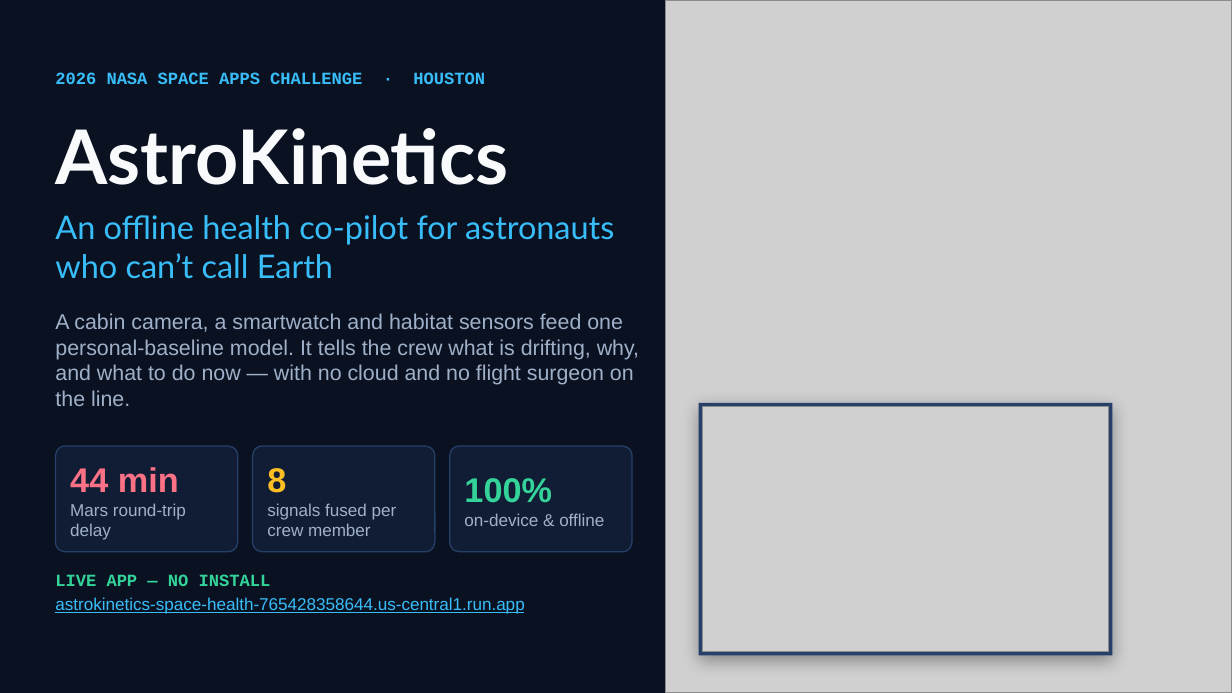
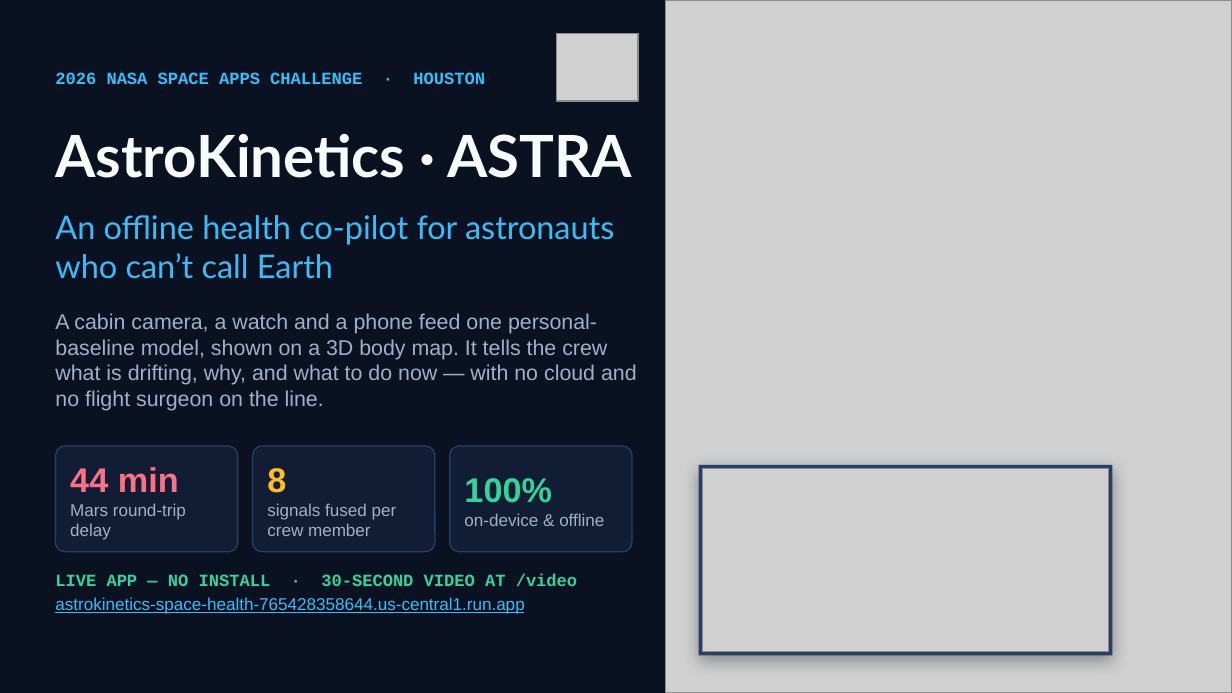
Before and after one commit to x1jiang/astrokinetics, a slide deck: slide 1 of submission_package/AstroKinetics_7Slide_Pitch_Deck.pptx. Drawn at 1232x693 pixels with LibreOffice and Linux fonts; fonts in the diff are those of the drawing; grey boxes stand for pictures. Boxes give left, top, right and bottom in pixels: in the first picture for what was removed or moved away, otherwise in the second. Text is boxed around its words. In the diff, an @@ line names an element or a change of style, - is before the commit and + after.

```diff
--- a/submission_package/AstroKinetics_7Slide_Pitch_Deck.pptx
+++ b/submission_package/AstroKinetics_7Slide_Pitch_Deck.pptx
@@ picture added at (557,33,638,101) @@
@@ text at (55,133,632,178): text changed; size 44 to 34 pt @@
-AstroKinetics
+AstroKinetics · ASTRA
@@ text at (55,313,637,411): text changed @@
-A cabin camera, a smartwatch and habitat sensors feed one personal-baseline model. It tells the crew what is drifting, why, and what to do now — with no cloud and no flight surgeon on the line.
+A cabin camera, a watch and a phone feed one personal-baseline model, shown on a 3D body map. It tells the crew what is drifting, why, and what to do now — with no cloud and no flight surgeon on the line.
@@ rectangle: place and size @@
-rectangle at (699,403,1112,655)
+rectangle at (699,464,1112,655)
@@ picture: place and size @@
-picture at (702,407,1109,652)
+picture at (702,468,1109,652)
@@ text at (55,573,577,586): text changed @@
-LIVE APP — NO INSTALL
+LIVE APP — NO INSTALL · 30-SECOND VIDEO AT /video
```
Also in this commit, not shown: 4 other slides changed, 20 other files.
